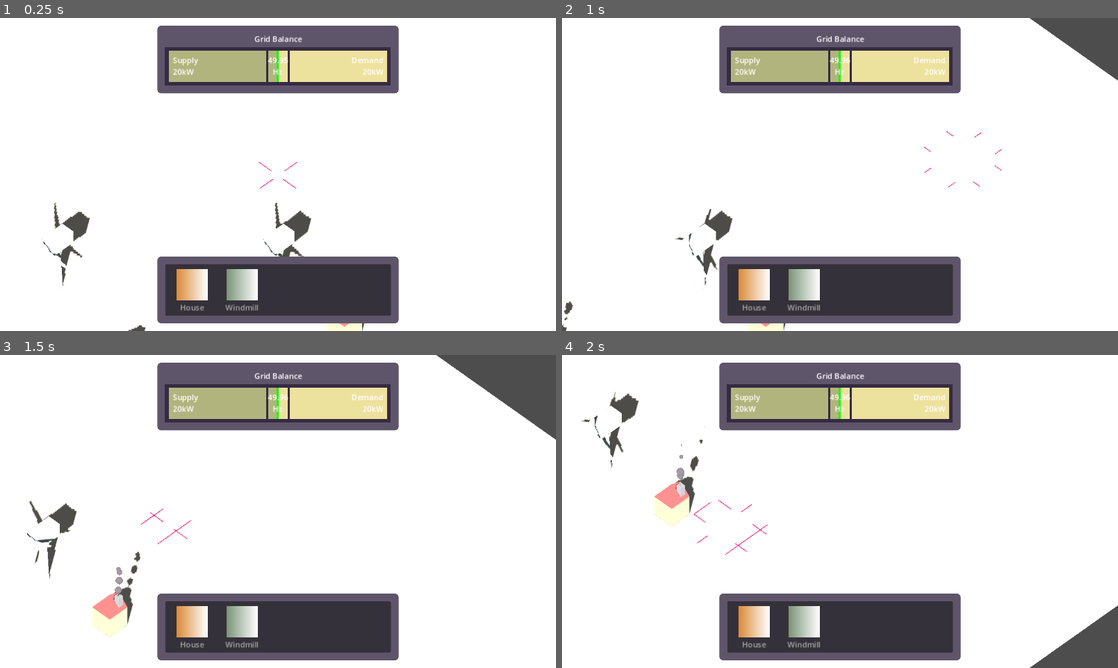
Above: before the commit, frames 1-4 (two rows, left to right).
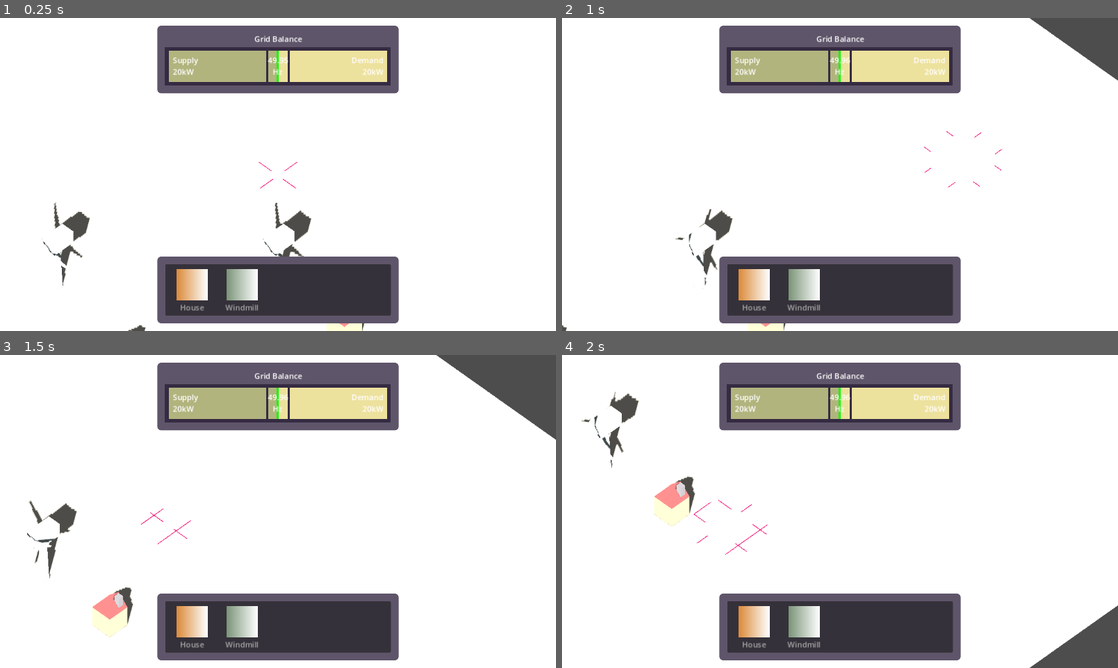
Above: after the commit, the same moments.

Repository: Vandebron/vandebron_game
Game: Godot game, scene res://world/main.tscn
The game is run twice, just before and just after one commit, with the same random seed, the same clock (stepped at 60 frames per second) and the same inputs.
Inputs (mouse positions are in pixels of both pictures, inside the frame that each line leads up to):
- Up to frame 1 (0.25 s): no input
- Up to frame 2 (1 s): move the mouse to (962, 158) at 0.52 s; hold D (move_right) from 0.53 s (still down); click (962, 158) at 0.67 s
- Up to frame 3 (1.5 s): move the mouse to (166, 527) at 1.27 s; release D (move_right) at 1.28 s; hold S (move_down) from 1.28 s (still down)
- Up to frame 4 (2 s): keep holding S (move_down)

Frame 1 is identical in both runs. In frame 2, less than 0.1% of the frame differs, in the area x 0-2%, y 90-99%; in frame 3, 0.2%, in the area x 20-26%, y 62-78%; in frame 4, 0.1%.

Commit message:
Make windmill/house extend producer/consumer
Just some cleanup; separation of concerns

Diff:
--- a/library/egrid/egrid.gd
+++ b/library/egrid/egrid.gd
@@ -30,7 +30,7 @@
 
 func get_supply() -> float:
 	return get_producers()\
-		.map(func(a: EAsset) -> float: return a.current_power)\
+		.map(func(a: Producer) -> float: return a.current_power)\
 		.reduce(Utils.sumf, 0.0)
 
 
@@ -40,11 +40,11 @@
 		.reduce(Utils.sumf, 0.0)
 
 
-func get_producers() -> Array[EAsset]:
+func get_producers() -> Array[Producer]:
 	# TODO: We do result.assign() because of this: https://github.com/godotengine/godot/issues/72566
-	var result: Array[EAsset] = []
+	var result: Array[Producer] = []
 	result.assign(producer_container.get_children()
-		.map(func(node: Node) -> EAsset: return node as EAsset))
+		.map(func(node: Node) -> Producer: return node as Producer))
 	return result
 
 
@@ -56,7 +56,7 @@
 	return result
 
 
-func add_producer(producer: EAsset, at_position: Vector3) -> void:
+func add_producer(producer: Producer, at_position: Vector3) -> void:
 	producer_container.add_child(producer)
 	producer.global_position = at_position
 
--- a/object/consumer/consumer.gd
+++ b/object/consumer/consumer.gd
@@ -3,12 +3,8 @@
 
 @export var demand: float
 
-@onready var house_model: Model = $HouseModel
+@onready var model: Model = $Model
 
 
 func _init() -> void:
 	add_to_group(Constants.GROUP_CONSUMER)
-
-
-func _ready() -> void:
-	house_model.animation_player.play("consume")
--- a/object/consumer/consumer.tscn
+++ /dev/null
@@ -1,13 +0,0 @@
-[gd_scene load_steps=4 format=3 uid="uid://vjdf3kwb88ov"]
-
-[ext_resource type="Script" path="res://object/consumer/consumer.gd" id="1_fkbgk"]
-[ext_resource type="PackedScene" uid="uid://5yby1xliao2j" path="res://object/consumer/house_model.tscn" id="2_em8mf"]
-[ext_resource type="PackedScene" uid="uid://b3bbpo64jnd2l" path="res://object/consumer/house_collider.tscn" id="3_k1wp0"]
-
-[node name="Consumer" type="Node3D"]
-script = ExtResource("1_fkbgk")
-demand = 10.0
-
-[node name="HouseModel" parent="." instance=ExtResource("2_em8mf")]
-
-[node name="Area3D" parent="." instance=ExtResource("3_k1wp0")]
--- a/object/easset/easset.tscn
+++ /dev/null
@@ -1,12 +0,0 @@
-[gd_scene load_steps=4 format=3 uid="uid://kplamygjx6ob"]
-
-[ext_resource type="PackedScene" uid="uid://bxgfnp120gfmk" path="res://object/windmill/windmill_model.tscn" id="1_fcoyg"]
-[ext_resource type="Script" path="res://object/easset/easset.gd" id="1_gk877"]
-[ext_resource type="PackedScene" uid="uid://dlwoabgf66r5s" path="res://object/windmill/windmill_collider.tscn" id="4_wtpck"]
-
-[node name="EAsset" type="Node3D"]
-script = ExtResource("1_gk877")
-
-[node name="Model" parent="." instance=ExtResource("1_fcoyg")]
-
-[node name="Area3D" parent="." instance=ExtResource("4_wtpck")]
--- /dev/null
+++ b/object/house/house.gd
@@ -0,0 +1,5 @@
+extends Consumer
+
+
+func _ready() -> void:
+	model.animation_player.play("consume")
--- /dev/null
+++ b/object/house/house.tscn
@@ -0,0 +1,13 @@
+[gd_scene load_steps=4 format=3 uid="uid://vjdf3kwb88ov"]
+
+[ext_resource type="Script" path="res://object/consumer/consumer.gd" id="1_m1i6y"]
+[ext_resource type="PackedScene" uid="uid://5yby1xliao2j" path="res://object/house/house_model.tscn" id="2_6frin"]
+[ext_resource type="PackedScene" uid="uid://b3bbpo64jnd2l" path="res://object/house/house_collider.tscn" id="3_pyalc"]
+
+[node name="Consumer" type="Node3D"]
+script = ExtResource("1_m1i6y")
+demand = 10.0
+
+[node name="Model" parent="." instance=ExtResource("2_6frin")]
+
+[node name="Collider" parent="." instance=ExtResource("3_pyalc")]
--- a/object/consumer/consumer_building_def.tres
+++ b/object/house/house_building_def.tres
@@ -1,10 +1,10 @@
 [gd_resource type="Resource" script_class="BuildingDef" load_steps=8 format=3 uid="uid://diejrlo4iciyb"]
 
 [ext_resource type="Script" path="res://library/building/building_def.gd" id="1_6vwfd"]
-[ext_resource type="PackedScene" uid="uid://b3bbpo64jnd2l" path="res://object/consumer/house_collider.tscn" id="1_ksac2"]
-[ext_resource type="PackedScene" uid="uid://5yby1xliao2j" path="res://object/consumer/house_model.tscn" id="1_mjwmw"]
-[ext_resource type="PackedScene" uid="uid://vjdf3kwb88ov" path="res://object/consumer/consumer.tscn" id="2_c5yd1"]
-[ext_resource type="PackedScene" uid="uid://5pmepuisqp78" path="res://object/consumer/house_shape.tscn" id="5_6sw2s"]
+[ext_resource type="PackedScene" uid="uid://b3bbpo64jnd2l" path="res://object/house/house_collider.tscn" id="1_ksac2"]
+[ext_resource type="PackedScene" uid="uid://5yby1xliao2j" path="res://object/house/house_model.tscn" id="1_mjwmw"]
+[ext_resource type="PackedScene" uid="uid://vjdf3kwb88ov" path="res://object/house/house.tscn" id="2_c5yd1"]
+[ext_resource type="PackedScene" uid="uid://5pmepuisqp78" path="res://object/house/house_shape.tscn" id="5_6sw2s"]
 
 [sub_resource type="Gradient" id="Gradient_2gdk5"]
 offsets = PackedFloat32Array(0.00649351, 1)
--- a/object/easset/easset.gd
+++ b/object/producer/producer.gd
@@ -1,5 +1,5 @@
 extends Node3D
-class_name EAsset # E=Energy
+class_name Producer
 
 @export var nominal_power: float = 10.0
 @export var active_capability_out: float
@@ -14,9 +14,5 @@
 	add_to_group(Constants.GROUP_PRODUCER)
 
 
-func _ready() -> void:
-	model.animation_player.play("spin")
-
-
 func _physics_process(_delta: float) -> void:
 	current_power = nominal_power
--- /dev/null
+++ b/object/windmill/windmill.gd
@@ -0,0 +1,5 @@
+extends Producer
+
+
+func _ready() -> void:
+	model.animation_player.play("spin")
--- /dev/null
+++ b/object/windmill/windmill.tscn
@@ -0,0 +1,12 @@
+[gd_scene load_steps=4 format=3 uid="uid://kplamygjx6ob"]
+
+[ext_resource type="Script" path="res://object/windmill/windmill.gd" id="1_65461"]
+[ext_resource type="PackedScene" uid="uid://bxgfnp120gfmk" path="res://object/windmill/windmill_model.tscn" id="2_4fv1r"]
+[ext_resource type="PackedScene" uid="uid://dlwoabgf66r5s" path="res://object/windmill/windmill_collider.tscn" id="3_ckbnn"]
+
+[node name="Windmill" type="Node3D"]
+script = ExtResource("1_65461")
+
+[node name="Model" parent="." instance=ExtResource("2_4fv1r")]
+
+[node name="Collider" parent="." instance=ExtResource("3_ckbnn")]
--- a/object/windmill/windmill_building_def.tres
+++ b/object/windmill/windmill_building_def.tres
@@ -3,7 +3,7 @@
 [ext_resource type="PackedScene" uid="uid://bxgfnp120gfmk" path="res://object/windmill/windmill_model.tscn" id="1_2sd7r"]
 [ext_resource type="Script" path="res://library/building/building_def.gd" id="1_747nt"]
 [ext_resource type="PackedScene" uid="uid://dlwoabgf66r5s" path="res://object/windmill/windmill_collider.tscn" id="1_mp4yy"]
-[ext_resource type="PackedScene" uid="uid://kplamygjx6ob" path="res://object/easset/easset.tscn" id="2_y0x35"]
+[ext_resource type="PackedScene" uid="uid://kplamygjx6ob" path="res://object/windmill/windmill.tscn" id="2_y0x35"]
 [ext_resource type="PackedScene" uid="uid://dxqwmcbyqnwls" path="res://object/windmill/windmill_shape.tscn" id="4_oy3p0"]
 
 [sub_resource type="Gradient" id="Gradient_xdggp"]
--- a/world/main.tscn
+++ b/world/main.tscn
@@ -6,11 +6,11 @@
 [ext_resource type="Script" path="res://library/camera_anchor.gd" id="4_vkf2q"]
 [ext_resource type="Script" path="res://library/egrid/egrid.gd" id="5_mqi84"]
 [ext_resource type="Theme" uid="uid://bgm6bulhf3ca1" path="res://library/ui/default_theme.tres" id="6_27pu8"]
-[ext_resource type="PackedScene" uid="uid://kplamygjx6ob" path="res://object/easset/easset.tscn" id="6_jw3nt"]
-[ext_resource type="PackedScene" uid="uid://vjdf3kwb88ov" path="res://object/consumer/consumer.tscn" id="6_q1483"]
+[ext_resource type="PackedScene" uid="uid://kplamygjx6ob" path="res://object/windmill/windmill.tscn" id="6_jw3nt"]
+[ext_resource type="PackedScene" uid="uid://vjdf3kwb88ov" path="res://object/house/house.tscn" id="6_q1483"]
 [ext_resource type="PackedScene" uid="uid://bcm7rp6xri4cr" path="res://library/egrid/grid_balance_gauge.tscn" id="9_doxxx"]
 [ext_resource type="Script" path="res://library/ui/build_menu.gd" id="10_ka3ov"]
-[ext_resource type="Resource" uid="uid://diejrlo4iciyb" path="res://object/consumer/consumer_building_def.tres" id="11_l2stq"]
+[ext_resource type="Resource" uid="uid://diejrlo4iciyb" path="res://object/house/house_building_def.tres" id="11_l2stq"]
 [ext_resource type="Resource" uid="uid://b0r1cr25214g" path="res://object/windmill/windmill_building_def.tres" id="12_3u0jo"]
 
 [sub_resource type="Environment" id="Environment_khv8l"]
Renamed: object/consumer/house_collider.tscn -> object/house/house_collider.tscn
Not shown: 2 places in object/house/house_model.tscn that only renumber resources
Not shown: 2 places in object/house/house_shape.tscn that only renumber resources
